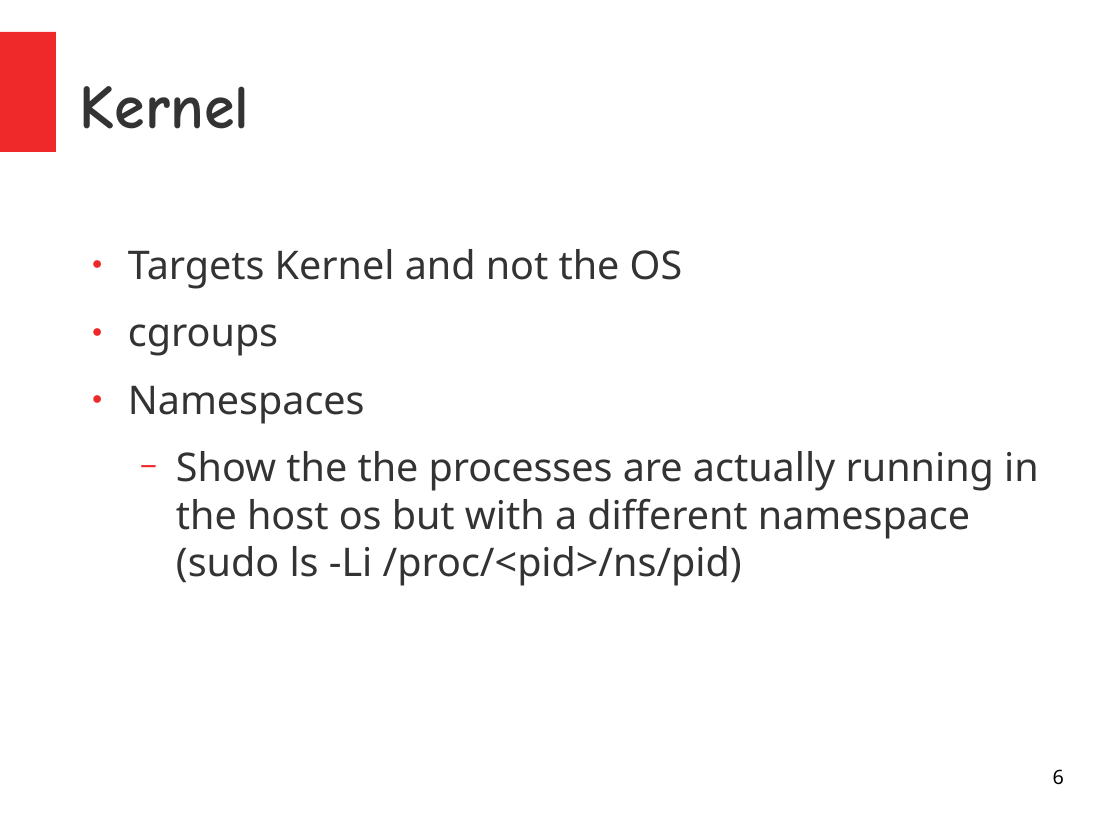
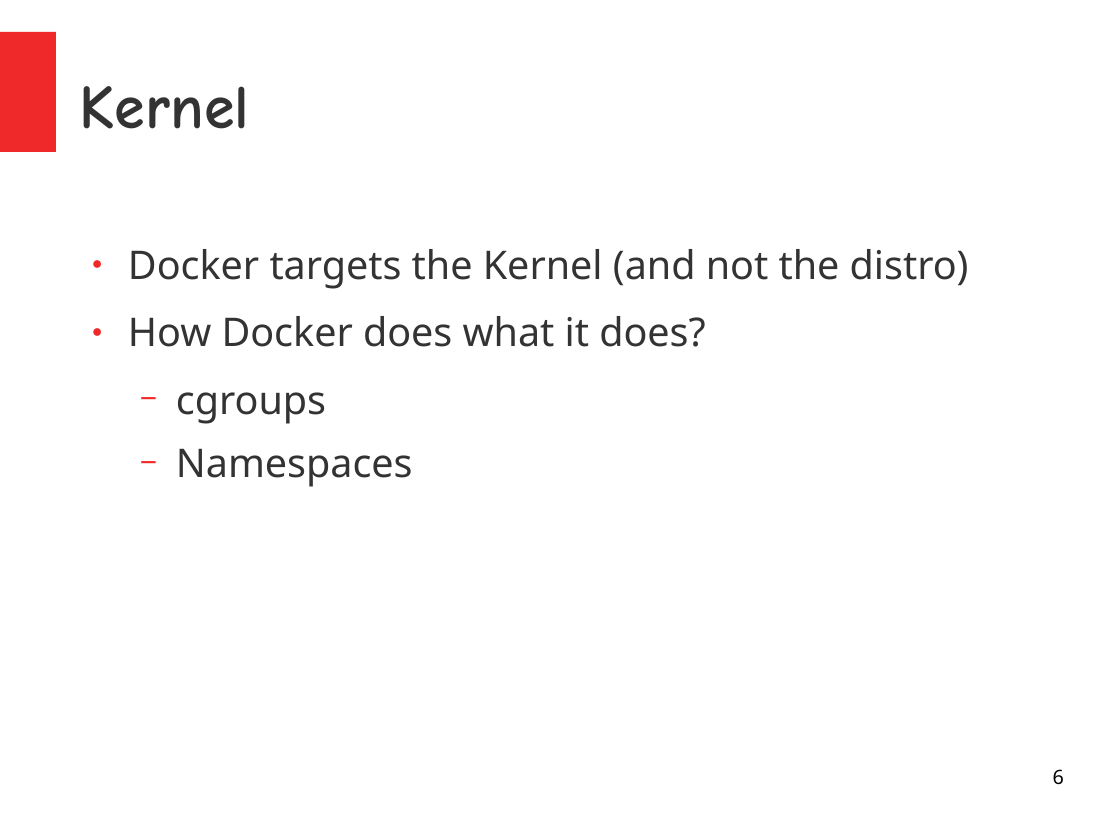
Before and after one commit to kislaykishore/microservices, a slide deck: slide 6 of Containers.odp. Drawn at 1120x840 pixels with LibreOffice and Linux fonts; fonts in the diff are those of the drawing. Boxes give left, top, right and bottom in pixels: in the first picture for what was removed or moved away, otherwise in the second. Text is boxed around its words. In the diff, an @@ line names an element or a change of style, - is before the commit and + after.

Commit message:
Final PPT

```diff
--- a/Containers.odp
+++ b/Containers.odp
@@ text at (x1=128, y1=249, x2=969, y2=347): text changed @@
-● Targets Kernel and not the OS
+● Docker targets the Kernel (and not the distro)
+● How Docker does what it does?
@@ text at (x1=176, y1=392, x2=413, y2=487): bullet ● to −; list level 1 to 2 in "cgroups"; list level 1 to 2 in "Namespaces" @@
@@ text at (x1=176, y1=451, x2=1039, y2=586): paragraph removed @@
-  − Show the the processes are actually running in the host os but with a different namespace (sudo ls -Li /proc/<pid>/ns/pid)
```
Also in this commit, not shown: 5 other slides changed, 5 slides added, 1 slide removed.
